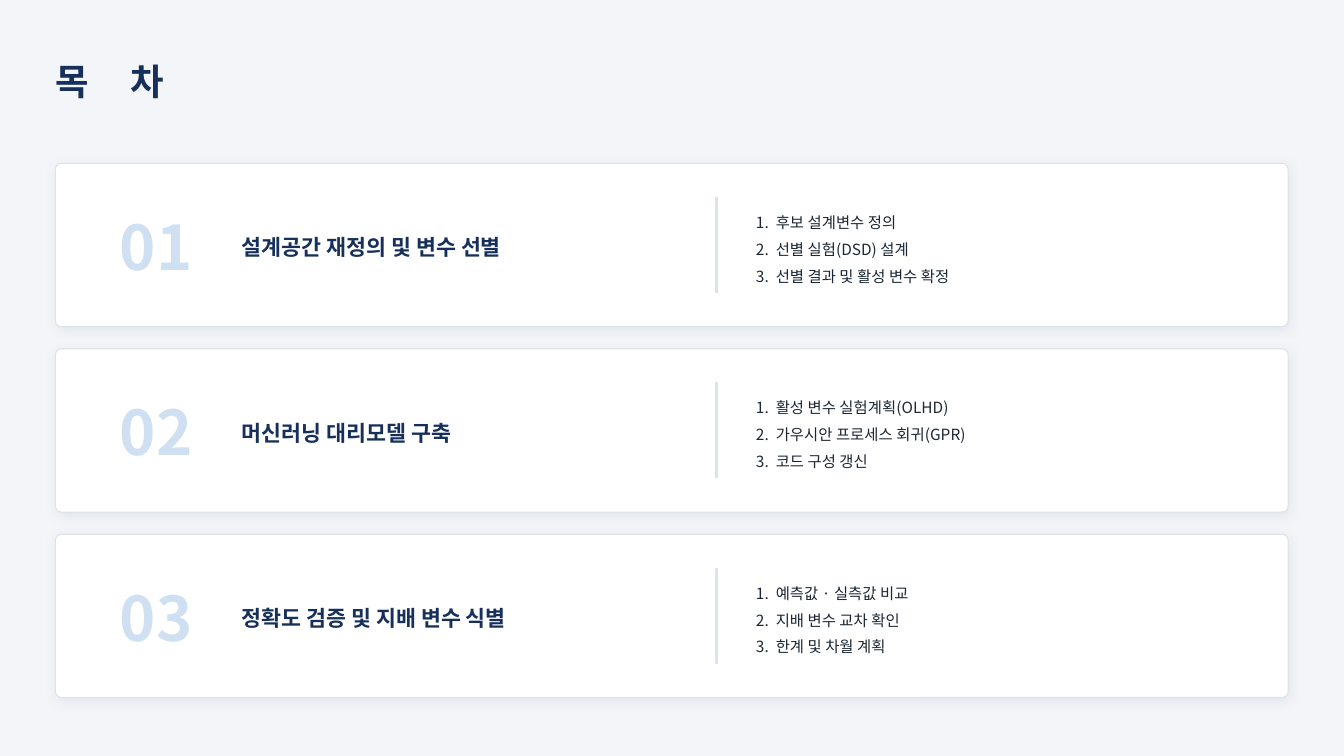
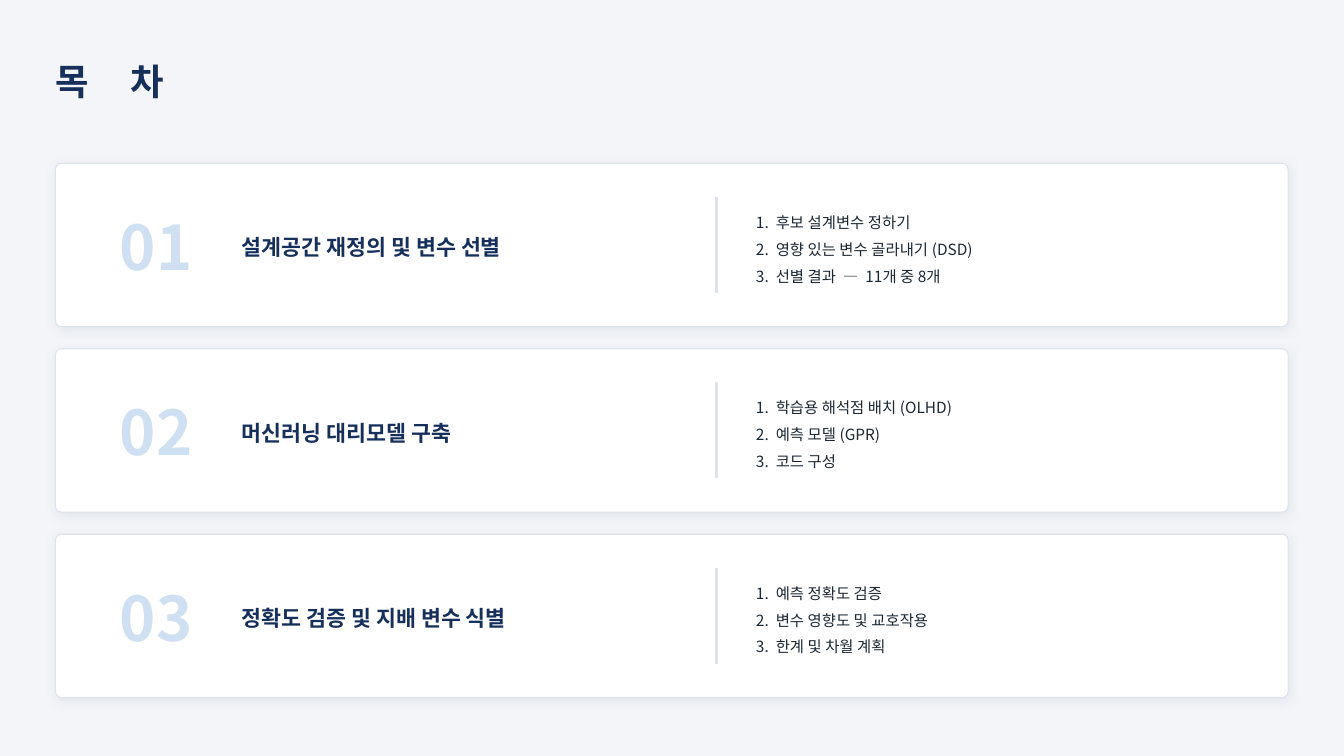
Before and after one commit to yjs9716/dddd, a slide deck: slide 2 of 2개월차_변수선별_및_대리모델구축.pptx. Drawn at 1344x756 pixels with LibreOffice and Linux fonts; fonts in the diff are those of the drawing. Boxes give left, top, right and bottom in pixels: in the first picture for what was removed or moved away, otherwise in the second. Text is boxed around its words. In the diff, an @@ line names an element or a change of style, - is before the commit and + after.

```diff
--- a/2개월차_변수선별_및_대리모델구축.pptx
+++ b/2개월차_변수선별_및_대리모델구축.pptx
@@ text at (756,215,973,284): text changed @@
-1. 후보 설계변수 정의
-2. 선별 실험(DSD) 설계
-3. 선별 결과 및 활성 변수 확정
+1. 후보 설계변수 정하기
+2. 영향 있는 변수 골라내기 (DSD)
+3. 선별 결과 — 11개 중 8개
@@ text at (756,400,952,469): text changed @@
-1. 활성 변수 실험계획(OLHD)
-2. 가우시안 프로세스 회귀(GPR)
-3. 코드 구성 갱신
+1. 학습용 해석점 배치 (OLHD)
+2. 예측 모델 (GPR)
+3. 코드 구성
@@ text at (756,586,928,628): text changed @@
-1. 예측값 · 실측값 비교
-2. 지배 변수 교차 확인
+1. 예측 정확도 검증
+2. 변수 영향도 및 교호작용
```
Also in this commit, not shown: 9 other slides changed, 1 slide added, 3 other files.
